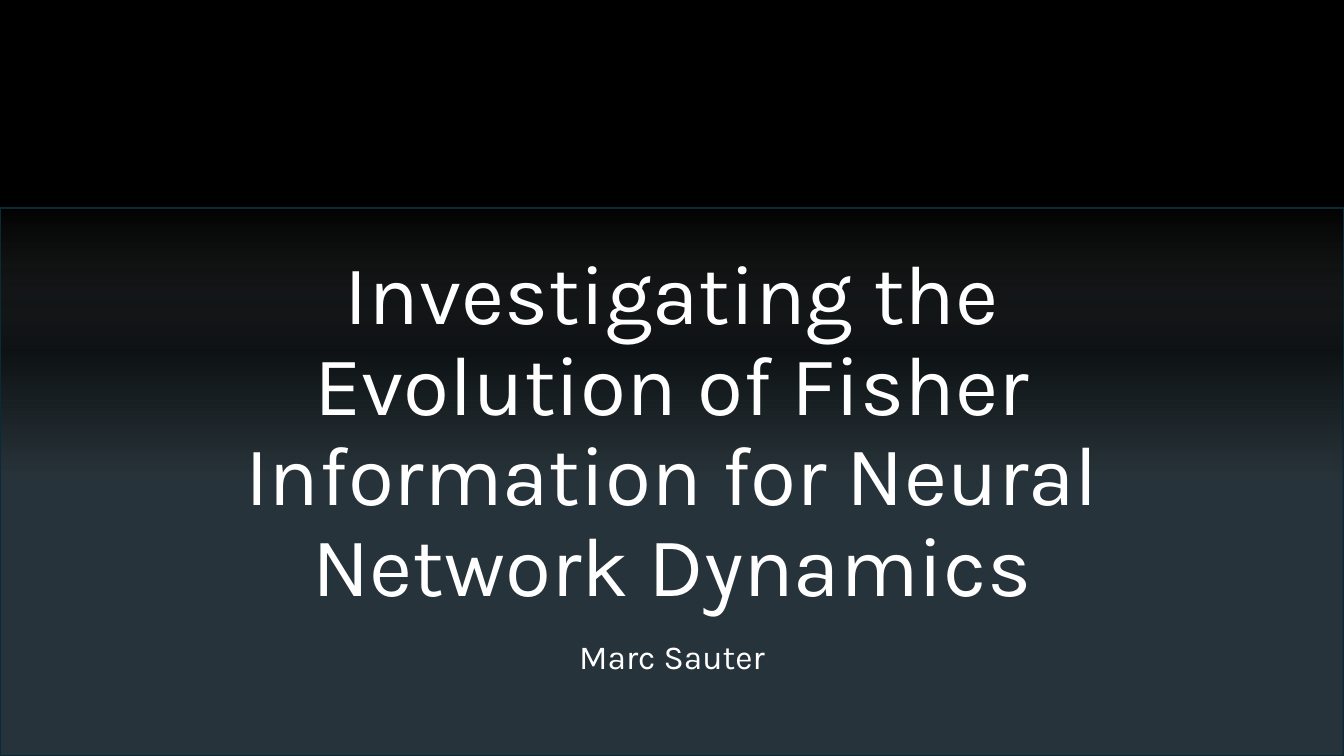
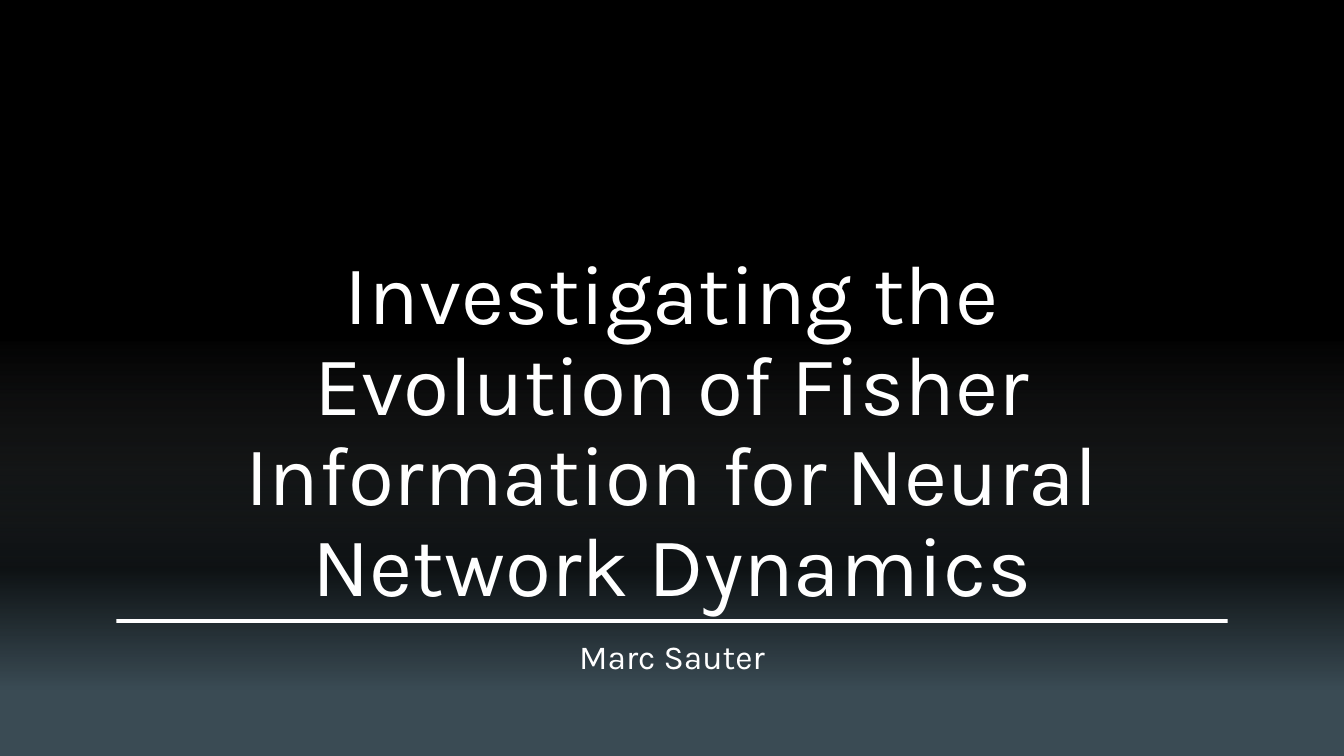
Before and after one commit to ma-sauter/Talks, a slide deck: slide 1 of dpg-fruehjahrstagung-2024/Presentation/Presentation_Marc_Sauter.pptx. Drawn at 1344x756 pixels with LibreOffice and Linux fonts; fonts in the diff are those of the drawing; background and template pictures are left out. Boxes give left, top, right and bottom in pixels: in the first picture for what was removed or moved away, otherwise in the second. Text is boxed around its words. In the diff, an @@ line names an element or a change of style, - is before the commit and + after.

```diff
--- a/dpg-fruehjahrstagung-2024/Presentation/Presentation_Marc_Sauter.pptx
+++ b/dpg-fruehjahrstagung-2024/Presentation/Presentation_Marc_Sauter.pptx
@@ rectangle added at bbox=[0, 0, 1344, 756], fill #000000 @@
@@ rectangle: place and size @@
-rectangle at bbox=[0, 209, 1344, 756]
+rectangle at bbox=[0, 339, 1344, 756]
@@ rectangle at bbox=[0, 339, 1344, 756]: outline #092A39 1.5 pt to none @@
@@ rectangle added at bbox=[117, 619, 1228, 623], fill #FFFFFF @@
```
Also in this commit, not shown: 45 slides added, 26 other files.
